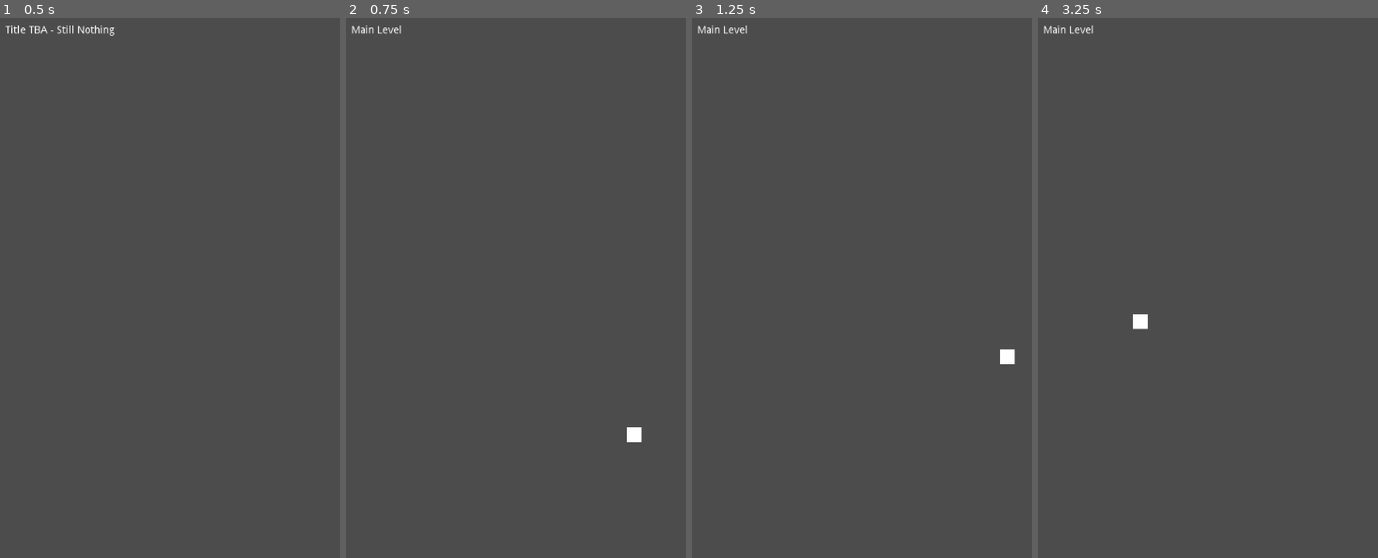
Above: before the commit, frames 1-4 (left to right).
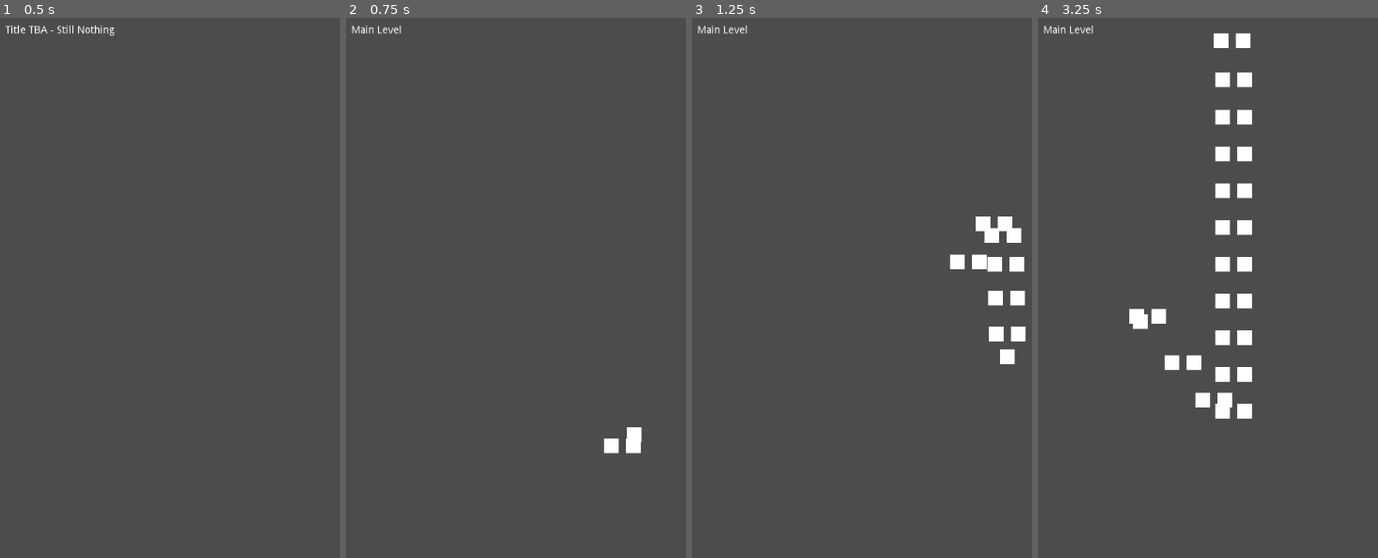
Above: after the commit, the same moments.

Repository: somedumbfox/GameJam-2022
Game: Godot game, scene res://Levels/Menu/MainMenu.tscn
Two runs of this game, one before a commit and one after it. Both use one fixed random seed, a clock stepped at 60 frames per second and the inputs below.
Inputs (mouse positions are in pixels of both pictures, inside the frame that each line leads up to):
- Up to frame 1 (0.5 s): no input
- Up to frame 2 (0.75 s): tap Enter at 0.5 s; move the mouse to (662, 358) at 0.52 s; click (662, 358) at 0.6 s
- Up to frame 3 (1.25 s): no input
- Up to frame 4 (3.25 s): drag from (1167, 433) to (1235, 547) at 1.27 s; move the mouse to (1299, 228) at 2.02 s; click (1299, 228) at 2.1 s; drag from (1235, 547) to (1123, 282) at 2.77 s

Frame 1 is identical in both runs. In frame 2, 0.2% of the frame differs, in the area x 75-87%, y 77-81%; in frame 3, 1.5%; in frame 4, 3.5%, in the area x 26-63%, y 2-75%.
Error in both runs: Invalid get index '1' (on base: 'InputEventScreenTouch'). (res://Levels/MainLevel/MainLevel.gd:25)

Commit message:
Basic gun

Diff:
--- /dev/null
+++ b/Game/Entities/Player/Gun/Projectile.gd
@@ -0,0 +1,25 @@
+extends KinematicBody2D
+
+export var SPEED = 500
+
+const UP = Vector2(0,-1)
+
+
+# Called when the node enters the scene tree for the first time.
+func _ready():
+	$AnimatedSprite.play("fire")
+
+
+# Called every frame. 'delta' is the elapsed time since the previous frame.
+#func _process(delta):
+#	pass
+
+func _physics_process(delta):
+	move()
+
+func move():
+	move_and_slide(UP*SPEED)
+
+func _on_VisibilityNotifier2D_screen_exited():
+	#print_debug("I'm gone")
+	queue_free()
--- /dev/null
+++ b/Game/Entities/Player/Gun/Projectile.tscn
@@ -0,0 +1,20 @@
+[gd_scene load_steps=4 format=2]
+
+[ext_resource path="res://Entities/Player/Gun/Projectile_Shape.tres" type="Shape2D" id=1]
+[ext_resource path="res://Entities/Player/Gun/projectil_sprites.tres" type="SpriteFrames" id=2]
+[ext_resource path="res://Entities/Player/Gun/Projectile.gd" type="Script" id=3]
+
+[node name="Projectile" type="KinematicBody2D"]
+collision_layer = 4
+collision_mask = 2
+script = ExtResource( 3 )
+
+[node name="CollisionShape2D" type="CollisionShape2D" parent="."]
+shape = ExtResource( 1 )
+
+[node name="AnimatedSprite" type="AnimatedSprite" parent="."]
+frames = ExtResource( 2 )
+
+[node name="VisibilityNotifier2D" type="VisibilityNotifier2D" parent="."]
+
+[connection signal="screen_exited" from="VisibilityNotifier2D" to="." method="_on_VisibilityNotifier2D_screen_exited"]
--- /dev/null
+++ b/Game/Entities/Player/Gun/Projectile_Shape.tres
@@ -0,0 +1,3 @@
+[gd_resource type="CircleShape2D" format=2]
+
+[resource]
--- /dev/null
+++ b/Game/Entities/Player/Gun/projectil_sprites.tres
@@ -0,0 +1,16 @@
+[gd_resource type="SpriteFrames" load_steps=2 format=2]
+
+[ext_resource path="res://Entities/Entity/DefaultSprite/default_square.png" type="Texture" id=1]
+
+[resource]
+animations = [ {
+"frames": [  ],
+"loop": true,
+"name": "default",
+"speed": 5.0
+}, {
+"frames": [ ExtResource( 1 ) ],
+"loop": true,
+"name": "fire",
+"speed": 5.0
+} ]
--- a/Game/Entities/Player/Player.tscn
+++ b/Game/Entities/Player/Player.tscn
@@ -1,10 +1,12 @@
-[gd_scene load_steps=4 format=2]
+[gd_scene load_steps=5 format=2]
 
 [ext_resource path="res://Entities/Player/player_collision.tres" type="Shape2D" id=1]
+[ext_resource path="res://Entities/Player/dualShot.gd" type="Script" id=2]
 [ext_resource path="res://Entities/Entity/Entity.tscn" type="PackedScene" id=3]
 [ext_resource path="res://Entities/Player/Player.gd" type="Script" id=4]
 
 [node name="Player" instance=ExtResource( 3 )]
+position = Vector2( 305, 831 )
 script = ExtResource( 4 )
 
 [node name="EntityBody" parent="." index="0"]
@@ -12,4 +14,24 @@
 collision_mask = 10
 
 [node name="EntityPhysicsShape" parent="EntityBody" index="0"]
+z_index = 1
 shape = ExtResource( 1 )
+
+[node name="Guns" type="Node2D" parent="." index="2"]
+
+[node name="dualShot" type="Node2D" parent="Guns" index="0"]
+script = ExtResource( 2 )
+
+[node name="spawners" type="Node2D" parent="Guns/dualShot" index="0"]
+
+[node name="gunRight" type="Position2D" parent="Guns/dualShot/spawners" index="0"]
+position = Vector2( 15, -15 )
+
+[node name="gunLeft" type="Position2D" parent="Guns/dualShot/spawners" index="1"]
+position = Vector2( -15, -15 )
+
+[node name="dualShotTimer" type="Timer" parent="Guns/dualShot" index="1"]
+wait_time = 0.1
+autostart = true
+
+[connection signal="timeout" from="Guns/dualShot/dualShotTimer" to="Guns/dualShot" method="_on_dualShotTimer_timeout"]
--- /dev/null
+++ b/Game/Entities/Player/dualShot.gd
@@ -0,0 +1,19 @@
+extends Node2D
+
+
+export var isEnabled = true
+
+var projectile = preload("res://Entities/Player/Gun/Projectile.tscn")
+
+
+func _on_dualShotTimer_timeout():
+	if(isEnabled):
+		fire()
+
+func fire():
+	var guns = $spawners.get_children()
+	for gun in guns:
+		var bullet = projectile.instance()
+		bullet.global_position = gun.global_position
+		bullet.set_as_toplevel(true)
+		add_child(bullet)
